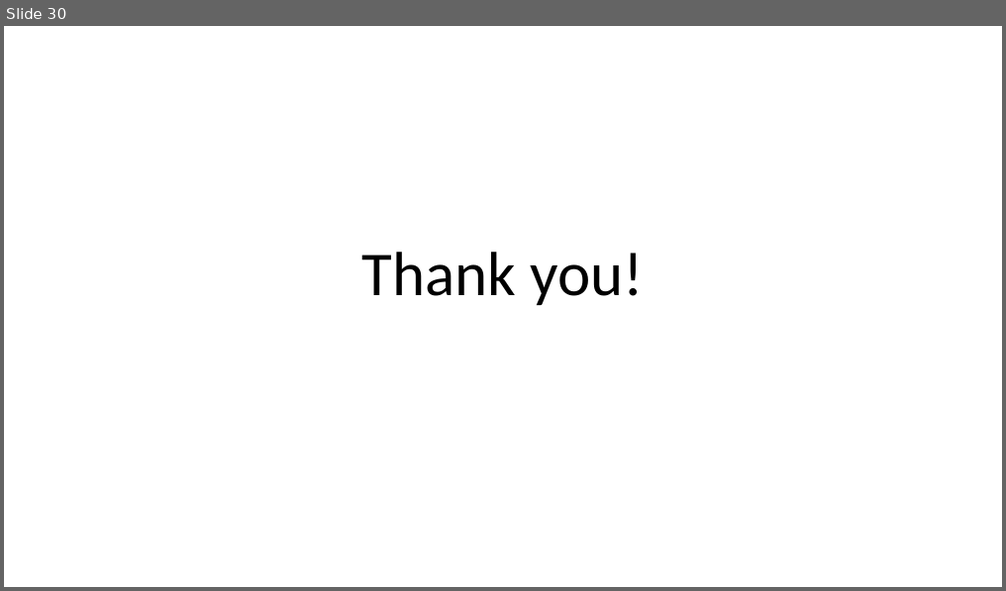
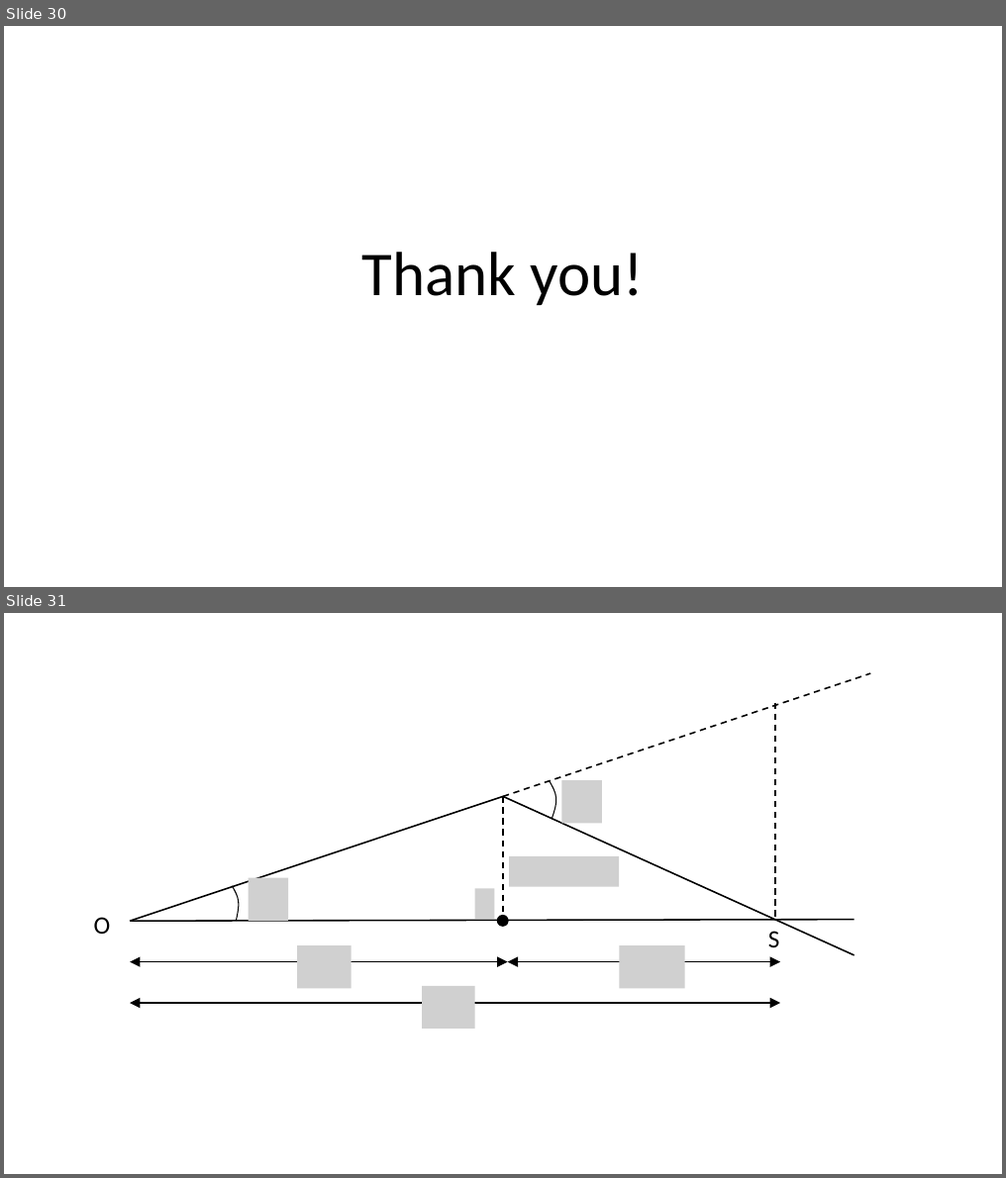
Before and after one commit to lingxz/lightbending, a slide deck: presentation.pptx. Shown one above the other, each under a label of ours: slide 30 before the commit, slides 30 and 31 after it. The pictures are 1006x591 and 1006x1178 pixels, drawn with LibreOffice and Linux fonts; fonts in the diff are those of the drawing; grey boxes stand for pictures. Boxes give left, top, right and bottom in pixels: in the first picture for what was removed or moved away, otherwise in the second. Text is boxed around its words. In the diff, an @@ line names an element or a change of style, - is before the commit and + after.

```diff
--- a/presentation.pptx
+++ b/presentation.pptx
@@ slide 31 added at <box>4,613,1002,1174</box>, background #FFFFFF @@
@@ line added from (503, 796) to (871, 673), #000000 1.5 pt dashed @@
@@ line added from (776, 703) to (776, 920), #000000 1.5 pt dashed @@
@@ freeform shape added at <box>539,781,562,818</box>, outline #000000 1 pt @@
@@ picture added at <box>561,780,601,823</box> @@
@@ line added from (130, 922) to (503, 796), #000000 1.5 pt @@
@@ line added from (503, 796) to (854, 956), #000000 1.5 pt @@
@@ line added from (503, 796) to (503, 920), #000000 1.5 pt dashed @@
@@ picture added at <box>249,878,288,921</box> @@
@@ picture added at <box>509,857,620,886</box> @@
@@ freeform shape added at <box>226,886,243,921</box>, outline #000000 1 pt @@
@@ picture added at <box>475,888,494,919</box> @@
@@ text added at <box>94,917,111,934</box>, 24 pt, text #000000 @@
+O
@@ line added from (130, 922) to (854, 920), #000000 1.5 pt @@
@@ ellipse added at <box>497,916,508,926</box>, fill #000000, outline #000000 1 pt @@
@@ text added at <box>768,931,780,948</box>, 24 pt, text #000000 @@
+S
@@ double arrow added from (130, 961) to (508, 961), #000000 1.5 pt @@
@@ picture added at <box>297,947,351,989</box> @@
@@ double arrow added from (508, 961) to (780, 961), #000000 1.5 pt @@
@@ picture added at <box>620,947,685,989</box> @@
@@ picture added at <box>422,986,475,1029</box> @@
@@ double arrow added from (130, 1003) to (780, 1003), #000000 1.5 pt @@
```
Also in this commit, not shown: 1 slide changed, 1 other slide added, 29 other files.
